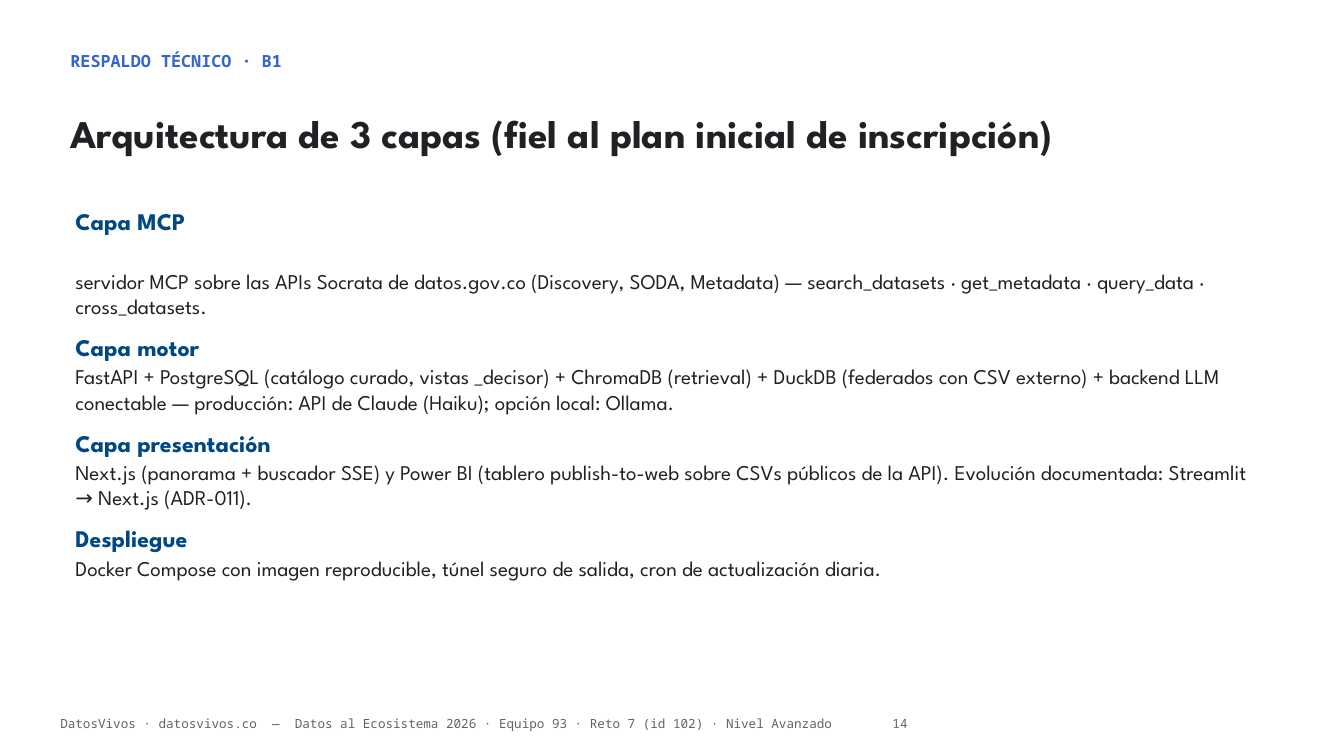
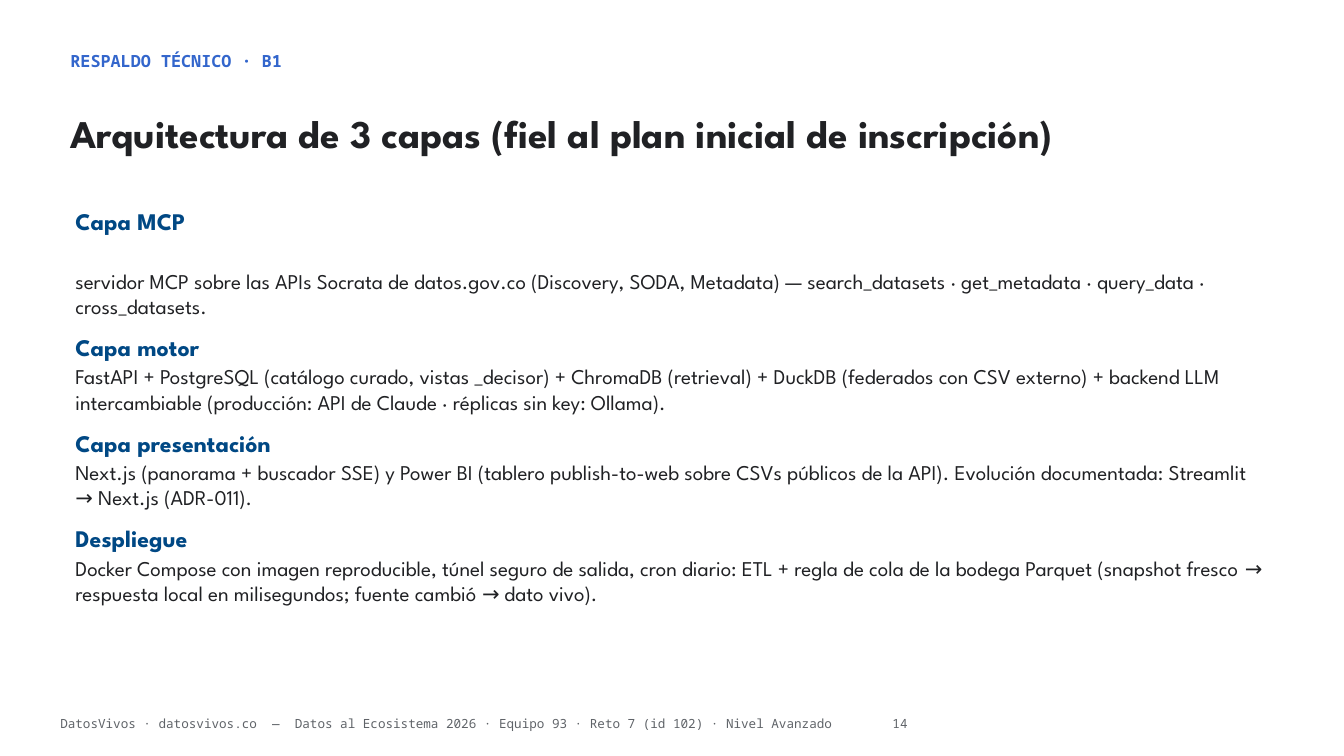
Before and after one commit to jsricop/DatosVivos, a slide deck: slide 14 of recursos/presentacion.pptx. Drawn at 1344x756 pixels with LibreOffice and Linux fonts; fonts in the diff are those of the drawing. Boxes give left, top, right and bottom in pixels: in the first picture for what was removed or moved away, otherwise in the second. Text is boxed around its words. In the diff, an @@ line names an element or a change of style, - is before the commit and + after.

```diff
--- a/recursos/presentacion.pptx
+++ b/recursos/presentacion.pptx
@@ text at bbox=[75, 369, 1219, 415]: text changed @@
-FastAPI + PostgreSQL (catálogo curado, vistas _decisor) + ChromaDB (retrieval) + DuckDB (federados con CSV externo) + backend LLM conectable — producción: API de Claude (Haiku); opción local: Ollama.
+FastAPI + PostgreSQL (catálogo curado, vistas _decisor) + ChromaDB (retrieval) + DuckDB (federados con CSV externo) + backend LLM intercambiable (producción: API de Claude · réplicas sin key: Ollama).
@@ text at bbox=[75, 561, 1238, 606]: text changed @@
-Docker Compose con imagen reproducible, túnel seguro de salida, cron de actualización diaria.
+Docker Compose con imagen reproducible, túnel seguro de salida, cron diario: ETL + regla de cola de la bodega Parquet (snapshot fresco → respuesta local en milisegundos; fuente cambió → dato vivo).
```
Also in this commit, not shown: 3 other slides changed, 2 other files.
